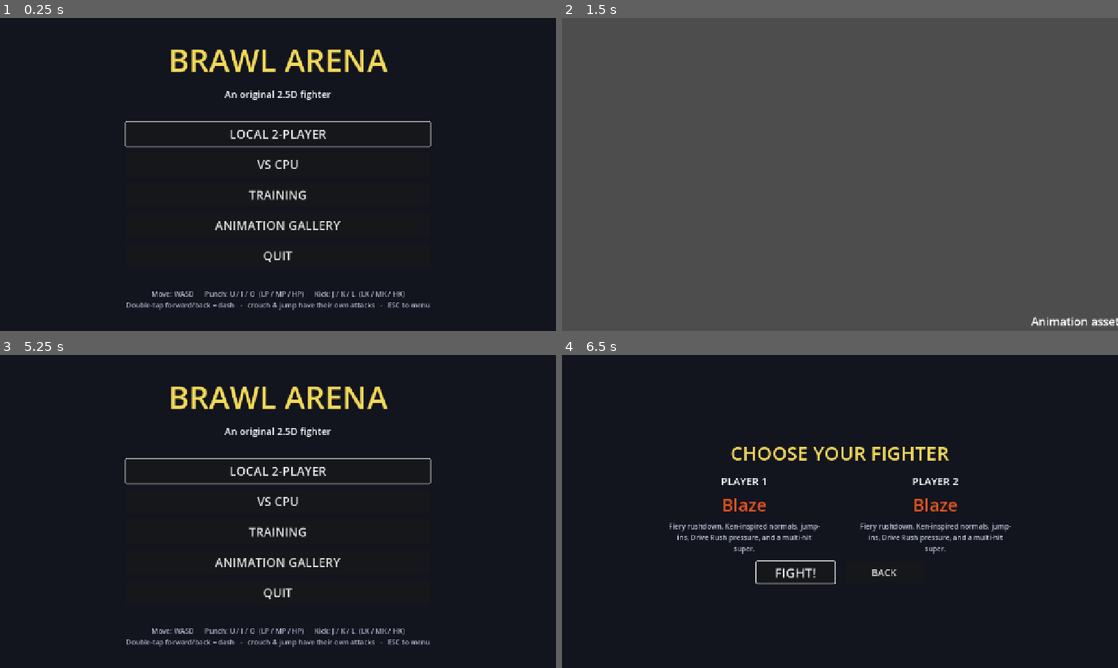
Above: before the commit, frames 1-4 (two rows, left to right).
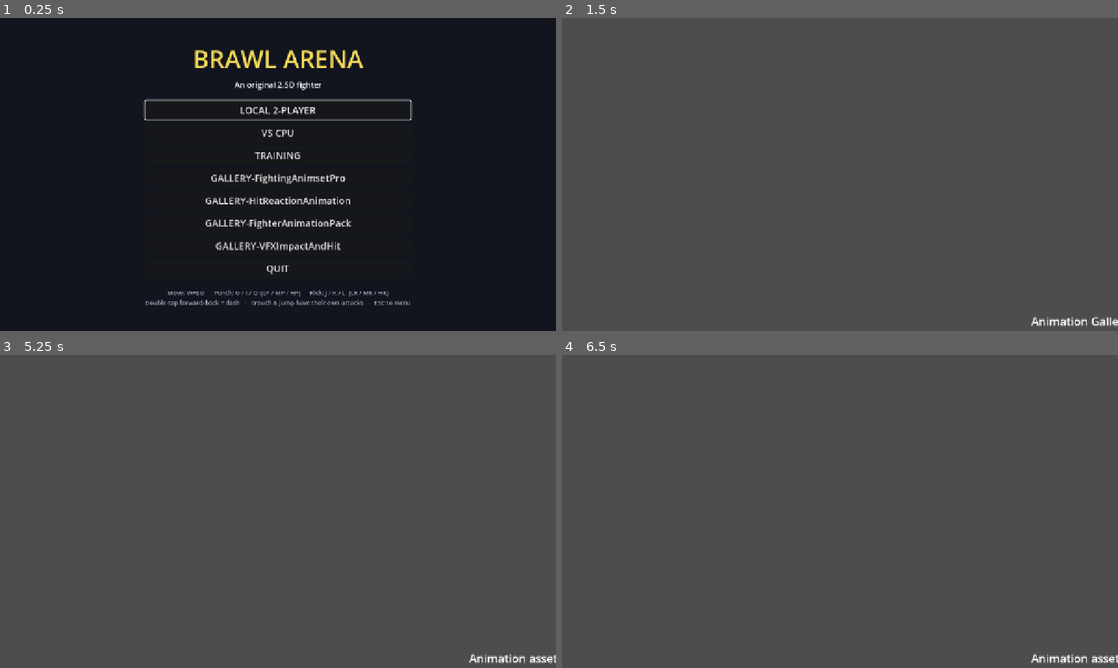
Above: after the commit, the same moments.

Repository: muji-wyh/FootisesGame3
Game: Godot game, scene res://scenes/Main.tscn
Two runs of this game, one before a commit and one after it. Both use one fixed random seed, a clock stepped at 60 frames per second and the inputs below. Sound files missing from this copy of the repository are replaced by a short silence.
Inputs (mouse positions are in pixels of both pictures, inside the frame that each line leads up to):
- Up to frame 1 (0.25 s): no input
- Up to frame 2 (1.5 s): click (840, 224) at 0.5 s, where only the run before the commit has a clickable "ANIMATION GALLERY"; tap Enter at 1.25 s; move the mouse to (962, 158) at 1.27 s; hold D from 1.28 s (still down); tap U (p1_lp) at 1.35 s; click (962, 158) at 1.42 s
- Up to frame 3 (5.25 s): release D at 2 s; tap Space at 2, 3.5 s; drag from (166, 527) to (250, 574) at 2.02 s; tap Enter at 2.75, 4.25 s; move the mouse to (333, 442) at 2.77 s; hold D 2.78-3.5 s; tap I at 2.85 s; drag from (250, 574) to (111, 464) at 3.52 s; move the mouse to (444, 558) at 4.27 s; hold A 4.28-5 s; tap J at 4.35 s; tap Escape (ui_cancel) at 4.9 s; click (278, 514) at 5 s, where only the run after the commit has a clickable "GALLERY-FightingAnimsetPro"
- Up to frame 4 (6.5 s): click (840, 470) at 5.75 s, where only the run before the commit has a clickable "LOCAL 2-PLAYER"

The runs differ from the first frame. In frame 1, 7.5% of the frame differs, in the area x 22-78%, y 10-94%; in frame 2, 0.1%; in frame 3, 99%; in frame 4, 100%, in the area x 0-100%, y 0-100%.

Commit message:
Add animation and VFX galleries
Co-authored-by: Copilot <223556219+Copilot@users.noreply.github.com>
Copilot-Session: 22a0055c-81ca-4a60-8533-2ab0d27058a3

Diff:
--- /dev/null
+++ b/scenes/ui/GALLERY-FighterAnimationPack.tscn
@@ -0,0 +1,14 @@
+[gd_scene load_steps=2 format=3]
+
+[ext_resource type="Script" path="res://scripts/ui/AnimationGallery2.gd" id="1"]
+
+[node name="GALLERY-FighterAnimationPack" type="Node3D"]
+script = ExtResource("1")
+gallery_name = "GALLERY-FighterAnimationPack"
+display_model_path = "res://characters/fighter_animation_gallery/assets/model.fbx"
+animation_dir = "res://characters/fighter_animation_gallery/assets/anims"
+texture_dir = "res://characters/fighter_animation_gallery/assets/tex/"
+animation_library_name = "fighter"
+playback_speed = 0.5
+spacing_x = 3.6
+spacing_z = 4.4
--- a/scenes/ui/AnimationGallery.tscn
+++ b/scenes/ui/GALLERY-FightingAnimsetPro.tscn
@@ -2,5 +2,5 @@
 
 [ext_resource type="Script" path="res://scripts/ui/AnimationGallery.gd" id="1"]
 
-[node name="AnimationGallery" type="Node3D"]
+[node name="GALLERY-FightingAnimsetPro" type="Node3D"]
 script = ExtResource("1")
--- /dev/null
+++ b/scenes/ui/GALLERY-HitReactionAnimation.tscn
@@ -0,0 +1,6 @@
+[gd_scene load_steps=2 format=3]
+
+[ext_resource type="Script" path="res://scripts/ui/AnimationGallery2.gd" id="1"]
+
+[node name="GALLERY-HitReactionAnimation" type="Node3D"]
+script = ExtResource("1")
--- /dev/null
+++ b/scenes/ui/GALLERY-VFXImpactAndHit.tscn
@@ -0,0 +1,6 @@
+[gd_scene load_steps=2 format=3]
+
+[ext_resource type="Script" path="res://scripts/ui/VFXGallery.gd" id="1"]
+
+[node name="GALLERY-VFXImpactAndHit" type="Node3D"]
+script = ExtResource("1")
--- a/scripts/ui/AnimationGallery.gd
+++ b/scripts/ui/AnimationGallery.gd
@@ -18,6 +18,12 @@
 var _orbit_yaw := 0.0
 var _orbit_pitch := deg_to_rad(-28.0)
 var _orbit_distance := 11.0
+var _gallery_title := "GALLERY-FightingAnimsetPro"
+var _model_yaw := 0.0
+var _animation_speed := 1.0
+var _columns := COLS
+var _spacing_x := SPACING_X
+var _spacing_z := SPACING_Z
 
 func _ready() -> void:
 	_add_environment()
@@ -31,11 +37,11 @@
 	var names := lib.get_animation_list()
 	names.sort()
 	var ps := load(blaze.model_path) as PackedScene
-	var rows := int(ceil(float(names.size()) / COLS))
+	var rows := int(ceil(float(names.size()) / _columns))
 	for i in range(names.size()):
-		var col := i % COLS
-		var row := i / COLS
-		_spawn(ps, lib, names[i], Vector3(col * SPACING_X, 0, -row * SPACING_Z))
+		var col := i % _columns
+		var row := i / _columns
+		_spawn(ps, lib, names[i], Vector3(col * _spacing_x, 0, -row * _spacing_z))
 
 	_setup_camera(rows)
 	_build_ui(names.size())
@@ -45,6 +51,7 @@
 	if model == null:
 		return
 	model.position = pos
+	model.rotation_degrees.y = _model_yaw
 	add_child(model)
 
 	# Keep only the lowest LOD; texture it.
@@ -67,7 +74,7 @@
 		ap.add_animation_library(_cfg.lib_name, lib)
 		var anim := lib.get_animation(clip)
 		anim.loop_mode = Animation.LOOP_LINEAR     # loop every clip in the gallery
-		ap.play(_cfg.lib_name + "/" + clip)
+		ap.play(_cfg.lib_name + "/" + clip, -1.0, _animation_speed)
 		ap.seek(randf() * anim.length, true)        # desync so the grid isn't in lockstep
 
 	var label := Label3D.new()
@@ -87,7 +94,7 @@
 	_cam.fov = 55.0
 	_cam.current = true
 	add_child(_cam)
-	_orbit_target = Vector3((COLS - 1) * SPACING_X * 0.5, 1.5, -maxf(0.0, float(rows - 1) * SPACING_Z * 0.35))
+	_orbit_target = Vector3((_columns - 1) * _spacing_x * 0.5, 1.5, -maxf(0.0, float(rows - 1) * _spacing_z * 0.35))
 	_apply_camera_transform()
 
 func _process(delta: float) -> void:
@@ -198,7 +205,7 @@
 	title.position = Vector2(24, 16)
 	title.add_theme_font_size_override("font_size", 30)
 	title.add_theme_color_override("font_color", Color(0.95, 0.85, 0.35))
-	title.text = "ANIMATION GALLERY  -  %d clips" % count
+	title.text = "%s  -  %d clips" % [_gallery_title, count]
 	layer.add_child(title)
 	var hint := Label.new()
 	hint.position = Vector2(24, 56)
--- /dev/null
+++ b/scripts/ui/AnimationGallery2.gd
@@ -0,0 +1,108 @@
+extends "res://scripts/ui/AnimationGallery.gd"
+
+@export var gallery_name := "GALLERY-HitReactionAnimation"
+@export_file("*.fbx") var display_model_path := "res://characters/animation_gallery2/assets/model.fbx"
+@export_dir var animation_dir := "res://characters/animation_gallery2/assets/anims"
+@export_dir var texture_dir := "res://characters/animation_gallery2/assets/tex/"
+@export var animation_library_name := "hit"
+@export var display_yaw := -90.0
+@export_range(0.1, 2.0, 0.05) var playback_speed := 1.0
+@export_range(1, 32, 1) var columns := 14
+@export_range(1.0, 8.0, 0.1) var spacing_x := 2.4
+@export_range(1.0, 8.0, 0.1) var spacing_z := 3.2
+
+func _ready() -> void:
+	_gallery_title = gallery_name
+	_model_yaw = display_yaw
+	_animation_speed = playback_speed
+	_columns = columns
+	_spacing_x = spacing_x
+	_spacing_z = spacing_z
+	_add_environment()
+	_cfg = _rig_config()
+	if not ResourceLoader.exists(display_model_path):
+		_show_notice("Animation Gallery2 assets not installed.")
+		return
+	var paths := _animation_paths()
+	if paths.is_empty():
+		_show_notice("No hit-reaction FBX files found.")
+		return
+	var library := _build_library(paths)
+	var names := library.get_animation_list()
+	names.sort()
+	var model_scene := load(display_model_path) as PackedScene
+	if model_scene == null:
+		_show_notice("Gallery2 display model failed to load.")
+		return
+	var rows := int(ceil(float(names.size()) / _columns))
+	for i in range(names.size()):
+		var col := i % _columns
+		var row := i / _columns
+		_spawn(model_scene, library, names[i], Vector3(col * _spacing_x, 0, -row * _spacing_z))
+	_setup_camera(rows)
+	_build_ui(names.size())
+
+func _animation_paths() -> Array[String]:
+	var paths: Array[String] = []
+	var dir := DirAccess.open(animation_dir)
+	if dir == null:
+		return paths
+	return _paths_from_files(dir.get_files())
+
+func _paths_from_files(file_names: PackedStringArray) -> Array[String]:
+	var paths: Array[String] = []
+	for entry in file_names:
+		var file_name := String(entry)
+		if file_name.ends_with(".fbx.import"):
+			file_name = file_name.left(file_name.length() - ".import".length())
+		elif file_name.get_extension().to_lower() != "fbx":
+			continue
+		var path := animation_dir + "/" + file_name
+		if path not in paths:
+			paths.append(path)
+	paths.sort()
+	return paths
+
+func _build_library(paths: Array[String]) -> AnimationLibrary:
+	var library := AnimationLibrary.new()
+	for path in paths:
+		var scene := load(path) as PackedScene
+		if scene == null:
+			continue
+		var instance := scene.instantiate()
+		var player := _find(instance, "AnimationPlayer") as AnimationPlayer
+		if player != null:
+			var source_names := player.get_animation_list()
+			if not source_names.is_empty():
+				var source_name := source_names[0]
+				for candidate in source_names:
+					if String(candidate) != "RESET":
+						source_name = candidate
+						break
+				var animation: Animation = player.get_animation(source_name).duplicate(true)
+				_normalize_animation(animation)
+				animation.loop_mode = Animation.LOOP_LINEAR
+				library.add_animation(path.get_file().get_basename(), animation)
+		instance.free()
+	return library
+
+func _normalize_animation(animation: Animation) -> void:
+	for track in range(animation.get_track_count() - 1, -1, -1):
+		var path := animation.track_get_path(track)
+		var names := String(path.get_concatenated_names())
+		if names == "Skeleton3D":
+			continue
+		if names.ends_with("/Skeleton3D") and path.get_subname_count() > 0:
+			var bone := String(path.get_subname(path.get_subname_count() - 1))
+			animation.track_set_path(track, NodePath("Skeleton3D:" + bone))
+		else:
+			animation.remove_track(track)
+
+func _rig_config() -> RigConfig:
+	var config := RigConfig.new()
+	config.lib_name = animation_library_name
+	config.surface_textures = {"CG_NCG_mtl": "9CG"}
+	config.tex_dir = texture_dir
+	config.material_roughness = 0.6
+	config.lod_keep = "NCG_Mesh"
+	return config
--- a/scripts/ui/MainMenu.gd
+++ b/scripts/ui/MainMenu.gd
@@ -15,24 +15,24 @@
 	add_child(center)
 
 	var vb := VBoxContainer.new()
-	vb.add_theme_constant_override("separation", 14)
+	vb.add_theme_constant_override("separation", 8)
 	vb.alignment = BoxContainer.ALIGNMENT_CENTER
 	center.add_child(vb)
 
 	var title := Label.new()
 	title.text = "BRAWL ARENA"
 	title.horizontal_alignment = HORIZONTAL_ALIGNMENT_CENTER
-	title.add_theme_font_size_override("font_size", 72)
+	title.add_theme_font_size_override("font_size", 56)
 	title.add_theme_color_override("font_color", Color(0.95, 0.85, 0.35))
 	vb.add_child(title)
 
 	var subtitle := Label.new()
 	subtitle.text = "An original 2.5D fighter"
 	subtitle.horizontal_alignment = HORIZONTAL_ALIGNMENT_CENTER
-	subtitle.add_theme_font_size_override("font_size", 22)
+	subtitle.add_theme_font_size_override("font_size", 18)
 	vb.add_child(subtitle)
 
-	vb.add_child(_spacer(20))
+	vb.add_child(_spacer(8))
 
 	var b1 := _button("LOCAL 2-PLAYER")
 	b1.pressed.connect(func(): _start(GameConst.Mode.LOCAL_2P))
@@ -46,19 +46,31 @@
 	b_training.pressed.connect(func(): _start(GameConst.Mode.TRAINING))
 	vb.add_child(b_training)
 
-	var b_gallery := _button("ANIMATION GALLERY")
-	b_gallery.pressed.connect(func(): Game.goto_scene("res://scenes/ui/AnimationGallery.tscn"))
+	var b_gallery := _button("GALLERY-FightingAnimsetPro")
+	b_gallery.pressed.connect(func(): Game.goto_scene("res://scenes/ui/GALLERY-FightingAnimsetPro.tscn"))
 	vb.add_child(b_gallery)
+
+	var b_gallery2 := _button("GALLERY-HitReactionAnimation")
+	b_gallery2.pressed.connect(func(): Game.goto_scene("res://scenes/ui/GALLERY-HitReactionAnimation.tscn"))
+	vb.add_child(b_gallery2)
+
+	var b_gallery3 := _button("GALLERY-FighterAnimationPack")
+	b_gallery3.pressed.connect(func(): Game.goto_scene("res://scenes/ui/GALLERY-FighterAnimationPack.tscn"))
+	vb.add_child(b_gallery3)
+
+	var b_gallery4 := _button("GALLERY-VFXImpactAndHit")
+	b_gallery4.pressed.connect(func(): Game.goto_scene("res://scenes/ui/GALLERY-VFXImpactAndHit.tscn"))
+	vb.add_child(b_gallery4)
 
 	var b3 := _button("QUIT")
 	b3.pressed.connect(func(): get_tree().quit())
 	vb.add_child(b3)
 
-	vb.add_child(_spacer(20))
+	vb.add_child(_spacer(8))
 
 	var help := Label.new()
 	help.horizontal_alignment = HORIZONTAL_ALIGNMENT_CENTER
-	help.add_theme_font_size_override("font_size", 16)
+	help.add_theme_font_size_override("font_size", 14)
 	help.add_theme_color_override("font_color", Color(0.7, 0.72, 0.8))
 	help.text = "Move: WASD      Punch: U / I / O  (LP / MP / HP)      Kick: J / K / L  (LK / MK / HK)\nDouble-tap forward/back = dash   -   crouch & jump have their own attacks   -   ESC to menu"
 	vb.add_child(help)
@@ -72,8 +84,8 @@
 func _button(text: String) -> Button:
 	var b := Button.new()
 	b.text = text
-	b.custom_minimum_size = Vector2(320, 56)
-	b.add_theme_font_size_override("font_size", 28)
+	b.custom_minimum_size = Vector2(400, 44)
+	b.add_theme_font_size_override("font_size", 22)
 	return b
 
 func _spacer(h: int) -> Control:
--- /dev/null
+++ b/scripts/ui/VFXGallery.gd
@@ -0,0 +1,101 @@
+extends "res://scripts/ui/AnimationGallery.gd"
+
+const EFFECT_ROOT := "res://characters/vfx_gallery/assets/effects"
+const EFFECT_SCALE := 0.35
+const REPLAY_INTERVAL := 1.4
+
+var _effects: Array[Node3D] = []
+var _replay_timer := REPLAY_INTERVAL
+
+func _ready() -> void:
+	_gallery_title = "GALLERY-VFXImpactAndHit"
+	_add_environment()
+	var paths := _effect_paths()
+	if paths.is_empty():
+		_show_notice("VFX Impact and Hit assets not installed.")
+		return
+	var rows := int(ceil(float(paths.size()) / COLS))
+	for i in range(paths.size()):
+		var col := i % COLS
+		var row := i / COLS
+		_spawn_effect(paths[i], Vector3(col * SPACING_X, 1.0, -row * SPACING_Z))
+	_setup_camera(rows)
+	_build_ui(paths.size())
+	_restart_effects()
+
+func _process(delta: float) -> void:
+	super._process(delta)
+	_replay_timer -= delta
+	if _replay_timer <= 0.0:
+		_replay_timer = REPLAY_INTERVAL
+		_restart_effects()
+
+func _effect_paths() -> Array[String]:
+	var paths: Array[String] = []
+	_collect_effect_paths(EFFECT_ROOT, paths)
+	paths.sort()
+	return paths
+
+func _collect_effect_paths(dir_path: String, paths: Array[String]) -> void:
+	var dir := DirAccess.open(dir_path)
+	if dir == null:
+		return
+	paths.append_array(_paths_from_files(dir_path, dir.get_files()))
+	for child_dir in dir.get_directories():
+		_collect_effect_paths(dir_path + "/" + String(child_dir), paths)
+
+func _paths_from_files(dir_path: String, file_names: PackedStringArray) -> Array[String]:
+	var paths: Array[String] = []
+	for entry in file_names:
+		var file_name := String(entry)
+		if file_name.ends_with(".tscn.remap"):
+			file_name = file_name.left(file_name.length() - ".remap".length())
+		elif file_name.get_extension().to_lower() != "tscn":
+			continue
+		var path := dir_path + "/" + file_name
+		if path not in paths:
+			paths.append(path)
+	paths.sort()
+	return paths
+
+func _spawn_effect(path: String, pos: Vector3) -> void:
+	var scene := load(path) as PackedScene
+	if scene == null:
+		return
+	var effect := scene.instantiate() as Node3D
+	if effect == null:
+		return
+	effect.position = pos
+	effect.scale = Vector3.ONE * EFFECT_SCALE
+	add_child(effect)
+	_effects.append(effect)
+
+	var label := Label3D.new()
+	label.text = path.get_file().get_basename()
+	label.position = pos + Vector3(0, 1.25, 0)
+	label.billboard = BaseMaterial3D.BILLBOARD_ENABLED
+	label.font_size = 36
+	label.pixel_size = 0.0016
+	label.outline_size = 6
+	label.modulate = Color(1, 0.95, 0.7)
+	add_child(label)
+
+func _restart_effects() -> void:
+	for effect in _effects:
+		_restart_effect(effect)
+
+func _restart_effect(node: Node) -> void:
+	if node is GPUParticles3D:
+		var particles := node as GPUParticles3D
+		particles.one_shot = false
+		particles.restart()
+		particles.emitting = true
+	elif node is AnimationPlayer:
+		var player := node as AnimationPlayer
+		for animation_name in player.get_animation_list():
+			if String(animation_name) != "RESET":
+				player.stop()
+				player.play(animation_name)
+				break
+	for child in node.get_children():
+		_restart_effect(child)
--- a/tools/run_tests.gd
+++ b/tools/run_tests.gd
@@ -131,6 +131,8 @@
 	_test_training_mode()
 	_test_blaze_roster()
 	_test_animation_ownership()
+	_test_animation_gallery2()
+	_test_vfx_gallery()
 	_test_move_list_overlay()
 	_test_multihit()
 	_test_move_sfx()
@@ -893,6 +895,155 @@
 	for m in blaze.supers:
 		blaze_has_clips = blaze_has_clips and m.anim_clip != ""
 	_check("Blaze module owns current animation config", blaze.id == "blaze" and blaze_has_clips)
+
+func _test_animation_gallery2() -> void:
+	print("[animation gallery 2]")
+	var fighting_scene_path := "res://scenes/ui/GALLERY-FightingAnimsetPro.tscn"
+	var hit_scene_path := "res://scenes/ui/GALLERY-HitReactionAnimation.tscn"
+	var fighter_pack_scene_path := "res://scenes/ui/GALLERY-FighterAnimationPack.tscn"
+	_check("FightingAnimsetPro gallery scene exists", ResourceLoader.exists(fighting_scene_path))
+	_check("HitReactionAnimation gallery scene exists", ResourceLoader.exists(hit_scene_path))
+	_check("FighterAnimationPack gallery scene exists", ResourceLoader.exists(fighter_pack_scene_path))
+	_check("old gallery scene names are removed",
+		not ResourceLoader.exists("res://scenes/ui/AnimationGallery.tscn")
+		and not ResourceLoader.exists("res://scenes/ui/AnimationGallery2.tscn"))
+	var menu_source := FileAccess.get_file_as_string("res://scripts/ui/MainMenu.gd")
+	_check("main menu links all named galleries",
+		menu_source.contains(fighting_scene_path)
+		and menu_source.contains(hit_scene_path)
+		and menu_source.contains(fighter_pack_scene_path))
+	var menu := (load("res://scenes/ui/MainMenu.tscn") as PackedScene).instantiate()
+	menu._ready()
+	var menu_stack: VBoxContainer = null
+	var pending: Array[Node] = [menu]
+	while not pending.is_empty() and menu_stack == null:
+		var node: Node = pending.pop_back()
+		if node is VBoxContainer:
+			menu_stack = node as VBoxContainer
+		else:
+			pending.append_array(node.get_children())
+	_check("main menu gallery buttons fit the 720p viewport",
+		menu_stack != null and menu_stack.get_combined_minimum_size().y <= 720.0)
+	menu.free()
+	if not ResourceLoader.exists(hit_scene_path):
+		return
+	var gallery := (load(hit_scene_path) as PackedScene).instantiate()
+	var supports_export_listing := gallery.has_method("_paths_from_files")
+	_check("Gallery2 recognizes exported .fbx.import listings", supports_export_listing)
+	if supports_export_listing:
+		var exported_paths: Array[String] = gallery._paths_from_files(PackedStringArray([
+			"UE4M_HitReaction_Back_01.fbx.import",
+			"UE4M_HitReaction_Front_01.fbx.import",
+			"README.md",
+		]))
+		_check("Gallery2 maps exported listings back to FBX resource paths",
+			exported_paths == [
+				"res://characters/animation_gallery2/assets/anims/UE4M_HitReaction_Back_01.fbx",
+				"res://characters/animation_gallery2/assets/anims/UE4M_HitReaction_Front_01.fbx",
+			])
+	var paths: Array[String] = gallery._animation_paths()
+	if paths.is_empty():
+		print("  SKIP: licensed hit-reaction FBX assets not present (clean clone)")
+		gallery.free()
+		return
+	_check("Gallery2 imports all 97 unique UE4 no-root actions", paths.size() == 97)
+	var library: AnimationLibrary = gallery._build_library(paths)
+	_check("Gallery2 exposes one clip per imported FBX", library.get_animation_list().size() == 97)
+	var normalized := true
+	for clip_name in library.get_animation_list():
+		var animation := library.get_animation(clip_name)
+		for track in range(animation.get_track_count()):
+			if animation.track_get_type(track) in [
+				Animation.TYPE_POSITION_3D,
+				Animation.TYPE_ROTATION_3D,
+				Animation.TYPE_SCALE_3D,
+			]:
+				normalized = normalized and String(animation.track_get_path(track).get_concatenated_names()) == "Skeleton3D"
+	_check("Gallery2 strips control-rig tracks and targets the display skeleton", normalized)
+	gallery.free()
+	if not ResourceLoader.exists(fighter_pack_scene_path):
+		return
+	var fighter_gallery := (load(fighter_pack_scene_path) as PackedScene).instantiate()
+	var has_playback_speed := false
+	var has_spacing_x := false
+	var has_spacing_z := false
+	for property in fighter_gallery.get_property_list():
+		match String(property["name"]):
+			"playback_speed":
+				has_playback_speed = true
+			"spacing_x":
+				has_spacing_x = true
+			"spacing_z":
+				has_spacing_z = true
+	_check("FighterAnimationPack gallery exposes playback speed", has_playback_speed)
+	if has_playback_speed:
+		_check("FighterAnimationPack gallery runs at half speed",
+			is_equal_approx(float(fighter_gallery.get("playback_speed")), 0.5))
+	_check("FighterAnimationPack gallery exposes model spacing", has_spacing_x and has_spacing_z)
+	if has_spacing_x and has_spacing_z:
+		_check("FighterAnimationPack gallery uses wider model spacing",
+			is_equal_approx(float(fighter_gallery.get("spacing_x")), 3.6)
+			and is_equal_approx(float(fighter_gallery.get("spacing_z")), 4.4))
+	var fighter_paths: Array[String] = fighter_gallery._animation_paths()
+	if fighter_paths.is_empty():
+		print("  SKIP: licensed Fighter Animation Pack assets not present (clean clone)")
+		fighter_gallery.free()
+		return
+	_check("FighterAnimationPack gallery imports all 313 actions", fighter_paths.size() == 313)
+	var sample_paths: Array[String] = []
+	for i in range(mini(3, fighter_paths.size())):
+		sample_paths.append(fighter_paths[i])
+	var sample_library: AnimationLibrary = fighter_gallery._build_library(sample_paths)
+	_check("FighterAnimationPack gallery loads single-clip FBX animations",
+		sample_library.get_animation_list().size() == sample_paths.size())
+	fighter_gallery.free()
+
+func _test_vfx_gallery() -> void:
+	print("[VFX impact gallery]")
+	var scene_path := "res://scenes/ui/GALLERY-VFXImpactAndHit.tscn"
+	_check("VFXImpactAndHit gallery scene exists", ResourceLoader.exists(scene_path))
+	var menu_source := FileAccess.get_file_as_string("res://scripts/ui/MainMenu.gd")
+	_check("main menu links VFXImpactAndHit gallery", menu_source.contains(scene_path))
+	if not ResourceLoader.exists(scene_path):
+		return
+	var gallery := (load(scene_path) as PackedScene).instantiate()
+	var supports_export_listing := gallery.has_method("_paths_from_files")
+	_check("VFX gallery recognizes exported .tscn.remap listings", supports_export_listing)
+	if supports_export_listing:
+		var exported_paths: Array[String] = gallery._paths_from_files(
+			"res://characters/vfx_gallery/assets/effects",
+			PackedStringArray(["VFX_A.tscn.remap", "VFX_B.tscn", "ignore.txt"]))
+		_check("VFX gallery maps exported listings back to scene paths",
+			exported_paths == [
+				"res://characters/vfx_gallery/assets/effects/VFX_A.tscn",
+				"res://characters/vfx_gallery/assets/effects/VFX_B.tscn",
+			])
+	var effect_paths: Array[String] = gallery._effect_paths()
+	if effect_paths.is_empty():
+		print("  SKIP: licensed VFX Impact and Hit assets not present (clean clone)")
+		gallery.free()
+		return
+	_check("VFX gallery imports all 63 effect scenes", effect_paths.size() == 63)
+	var samples_load := true
+	for i in range(mini(3, effect_paths.size())):
+		samples_load = samples_load and load(effect_paths[i]) is PackedScene
+	_check("VFX gallery effect scenes load", samples_load)
+	var sample_effect := (load(effect_paths[0]) as PackedScene).instantiate()
+	gallery._restart_effect(sample_effect)
+	var particles_found := false
+	var particles_continuous := true
+	var pending: Array[Node] = [sample_effect]
+	while not pending.is_empty():
+		var node: Node = pending.pop_back()
+		if node is GPUParticles3D:
+			var particles := node as GPUParticles3D
+			particles_found = true
+			particles_continuous = particles_continuous and not particles.one_shot and particles.emitting
+		pending.append_array(node.get_children())
+	_check("VFX gallery keeps particle previews continuously visible",
+		particles_found and particles_continuous)
+	sample_effect.free()
+	gallery.free()
 
 func _test_move_list_overlay() -> void:
 	print("[move list overlay]")
Not shown, added: scripts/ui/AnimationGallery2.gd.uid
Not shown, added: scripts/ui/VFXGallery.gd.uid
